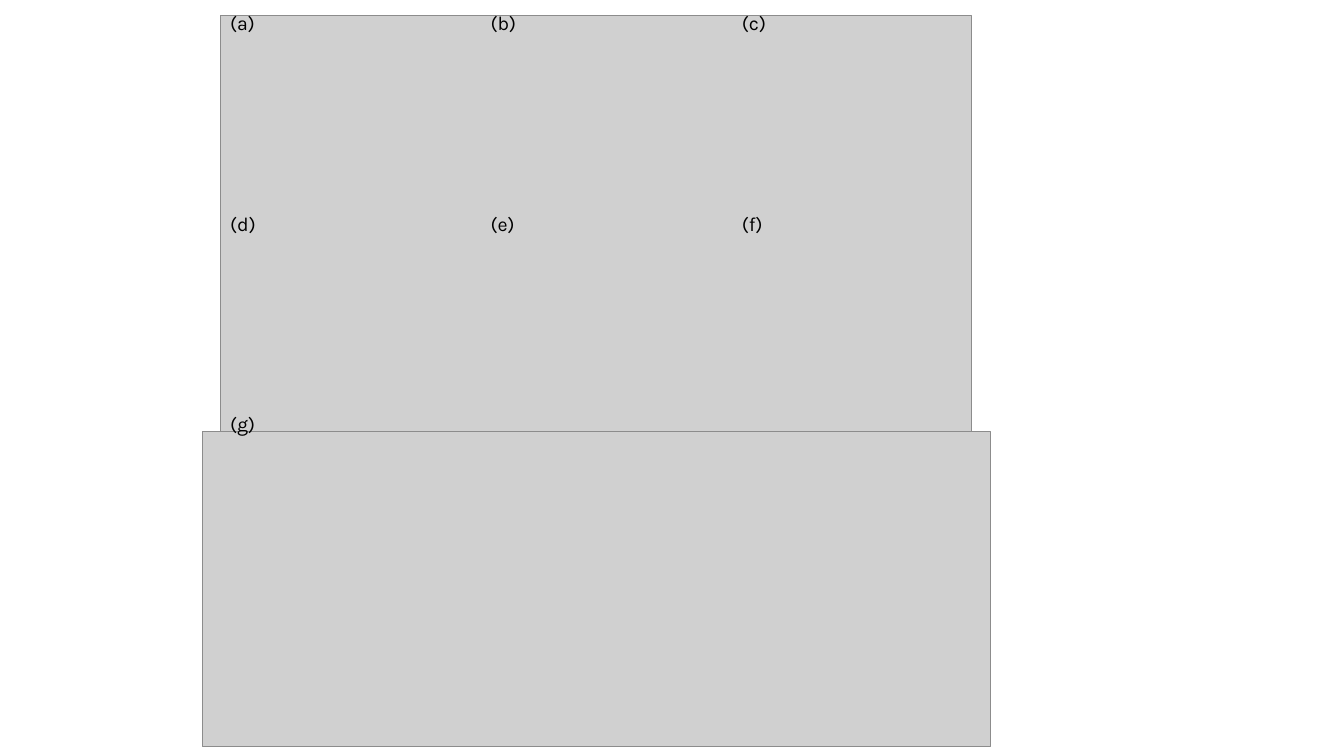
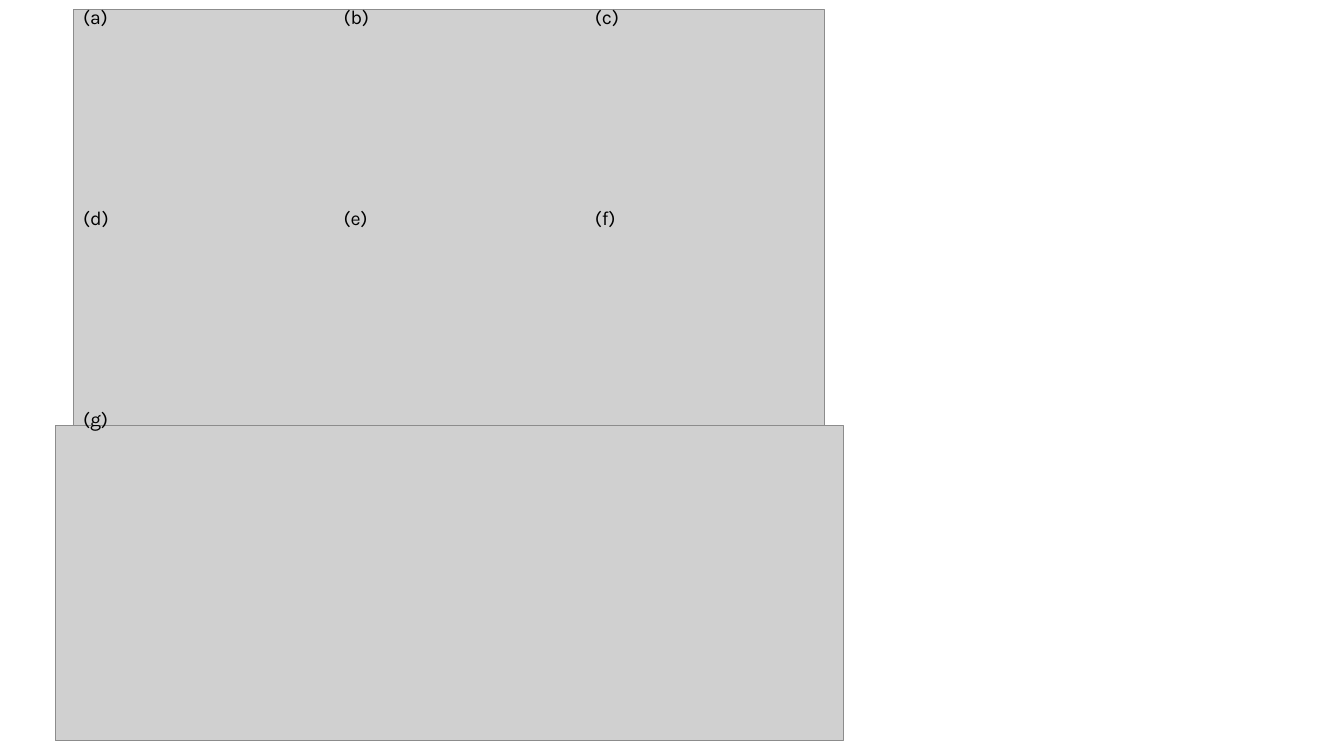
Before and after one commit to nicole-hucke/tauc_plots, a slide deck: slide 1 of figure8/fig8_prelim.pptx. Drawn at 1344x756 pixels with LibreOffice and Linux fonts; fonts in the diff are those of the drawing; grey boxes stand for pictures. Boxes give left, top, right and bottom in pixels: in the first picture for what was removed or moved away, otherwise in the second. Text is boxed around its words. In the diff, an @@ line names an element or a change of style, - is before the commit and + after.

```diff
--- a/figure8/fig8_prelim.pptx
+++ b/figure8/fig8_prelim.pptx
@@ 7 texts, 1 picture: place and size @@
-7 texts, 1 picture at (221, 12, 972, 583)
+7 texts, 1 picture at (74, 6, 825, 577)
@@ picture: place and size @@
-picture at (203, 432, 991, 747)
+picture at (55, 425, 844, 741)
```
Also in this commit, not shown: 1 slide added, 7 other files.
